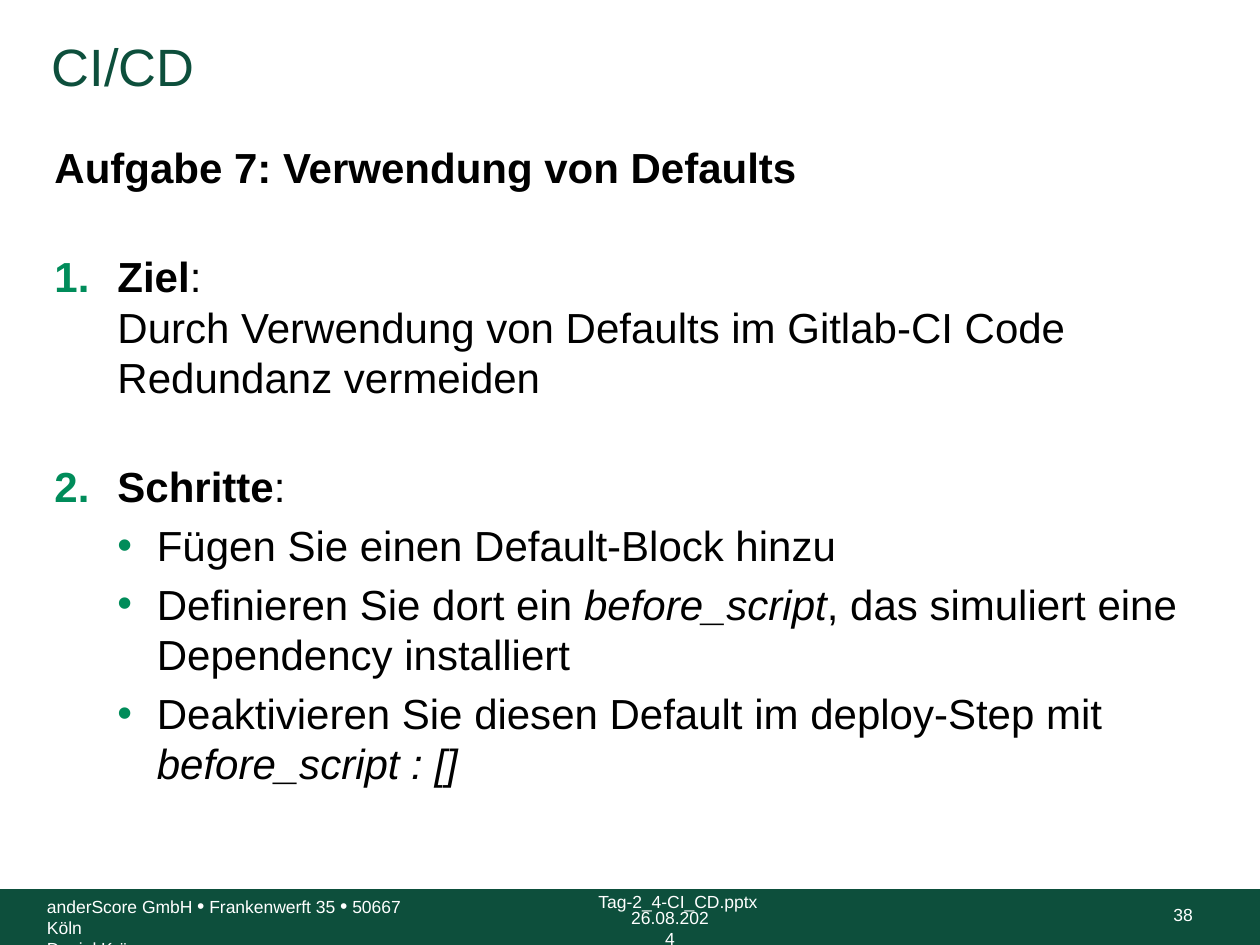
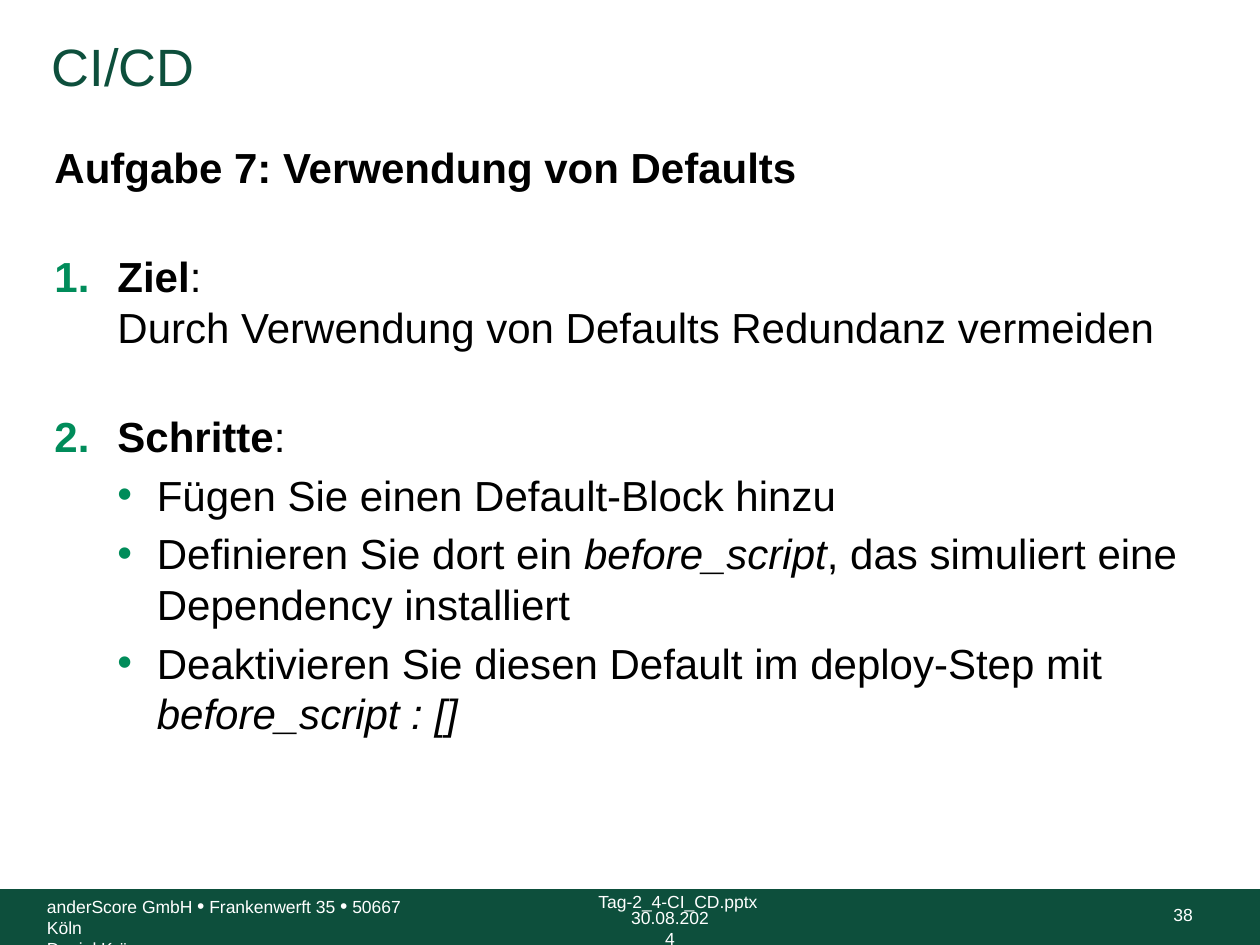
Before and after one commit to anderscore-gmbh/gitlab, a slide deck: slide 38 of slides/Tag-2_4-CI_CD.pptx. Drawn at 1260x945 pixels with LibreOffice and Linux fonts; fonts in the diff are those of the drawing; background and template pictures are left out. Boxes give left, top, right and bottom in pixels: in the first picture for what was removed or moved away, otherwise in the second. Text is boxed around its words. In the diff, an @@ line names an element or a change of style, - is before the commit and + after.

```diff
--- a/slides/Tag-2_4-CI_CD.pptx
+++ b/slides/Tag-2_4-CI_CD.pptx
@@ text at [117, 261, 1154, 351]: text changed @@
-1. Ziel:
-   Durch Verwendung von Defaults im Gitlab-CI Code Redundanz vermeiden
+1. Ziel:
+   Durch Verwendung von Defaults Redundanz vermeiden
@@ text at [631, 911, 709, 924]: text changed @@
-26.08.2024
+30.08.2024
```
Also in this commit, not shown: 46 other slides changed.
